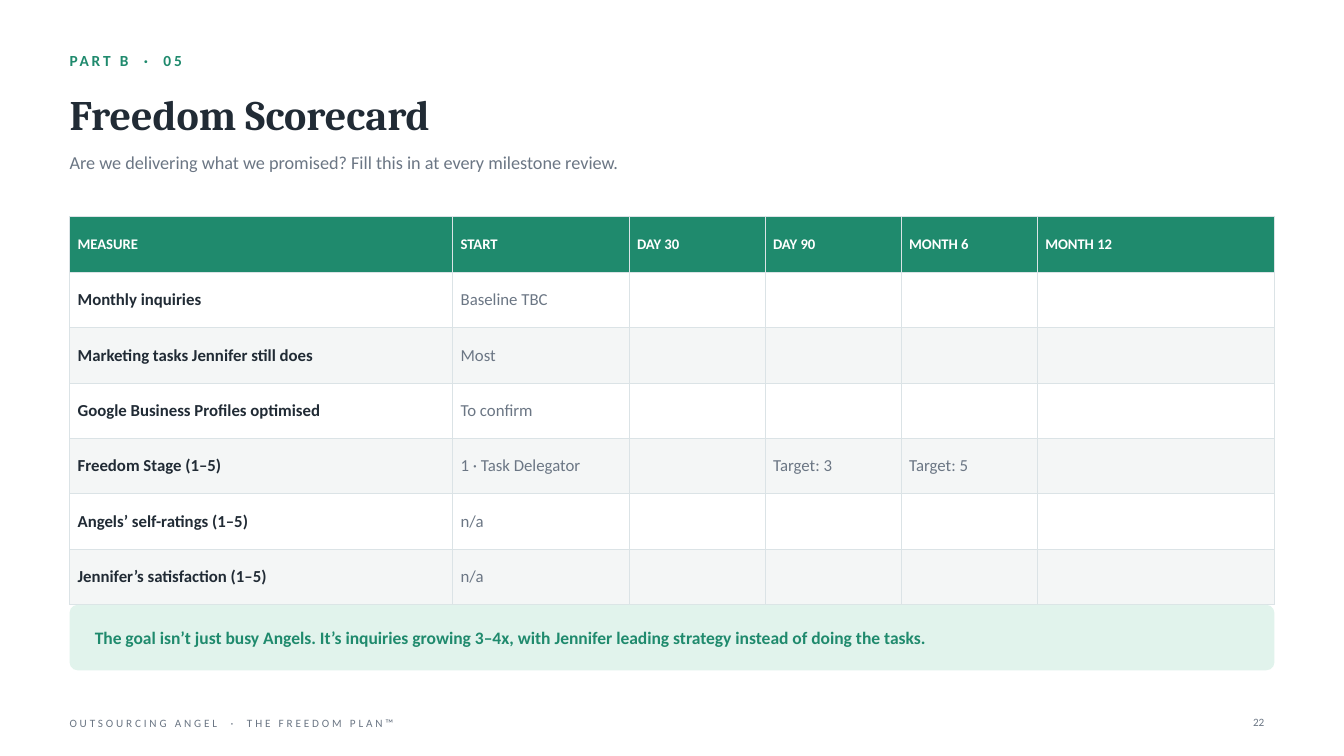
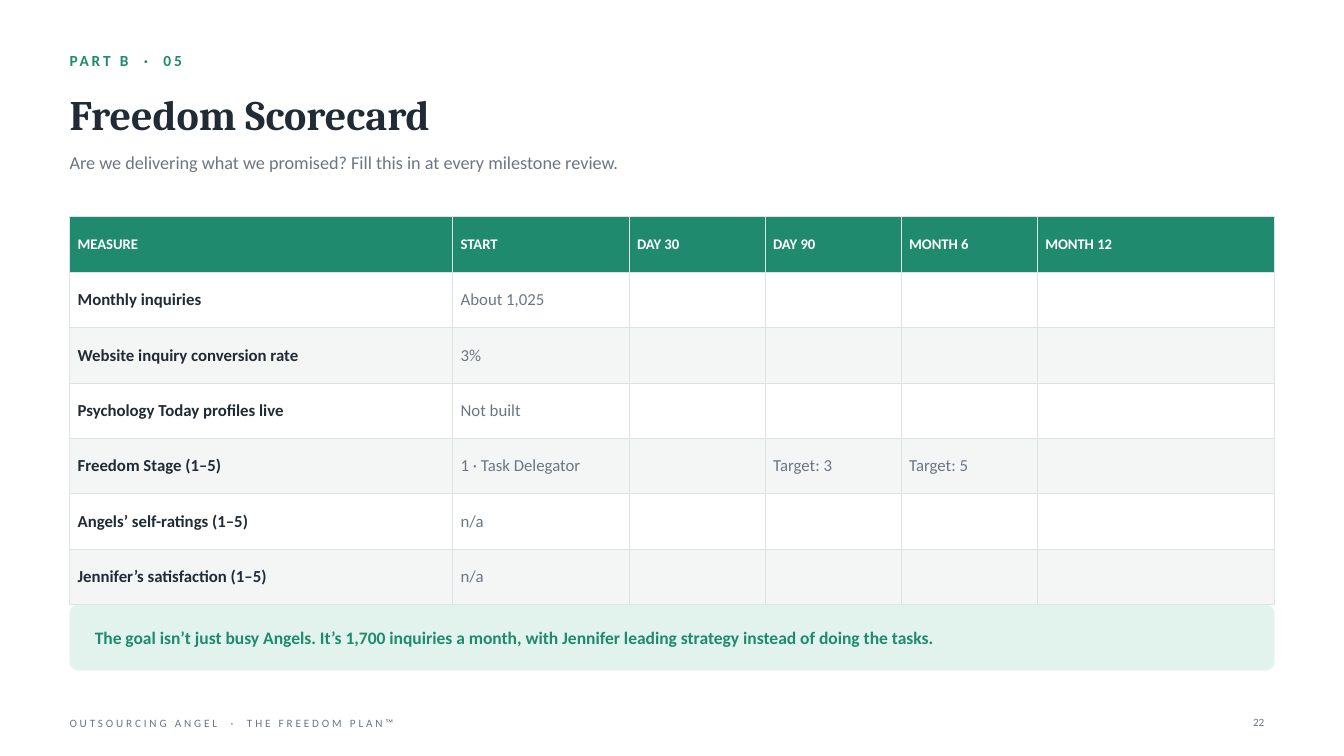
Before and after one commit to gail-gif/OA, a slide deck: slide 22 of Jennifer_Olivares_Freedom_Plan.pptx. Drawn at 1344x756 pixels with LibreOffice and Linux fonts; fonts in the diff are those of the drawing. Boxes give left, top, right and bottom in pixels: in the first picture for what was removed or moved away, otherwise in the second. Text is boxed around its words. In the diff, an @@ line names an element or a change of style, - is before the commit and + after.

```diff
--- a/Jennifer_Olivares_Freedom_Plan.pptx
+++ b/Jennifer_Olivares_Freedom_Plan.pptx
@@ table at [70, 217, 1274, 589] @@
-row 2, column 2: Baseline TBC
+row 2, column 2: About 1,025
-row 3, column 1: Marketing tasks Jennifer still does
+row 3, column 1: Website inquiry conversion rate
-row 3, column 2: Most
+row 3, column 2: 3%
-row 4, column 1: Google Business Profiles optimised
+row 4, column 1: Psychology Today profiles live
-row 4, column 2: To confirm
+row 4, column 2: Not built
@@ text at [95, 631, 933, 647]: text changed @@
-The goal isn’t just busy Angels. It’s inquiries growing 3–4x, with Jennifer leading strategy instead of doing the tasks.
+The goal isn’t just busy Angels. It’s 1,700 inquiries a month, with Jennifer leading strategy instead of doing the tasks.
```
Also in this commit, not shown: 27 other slides changed, 6 other files.
